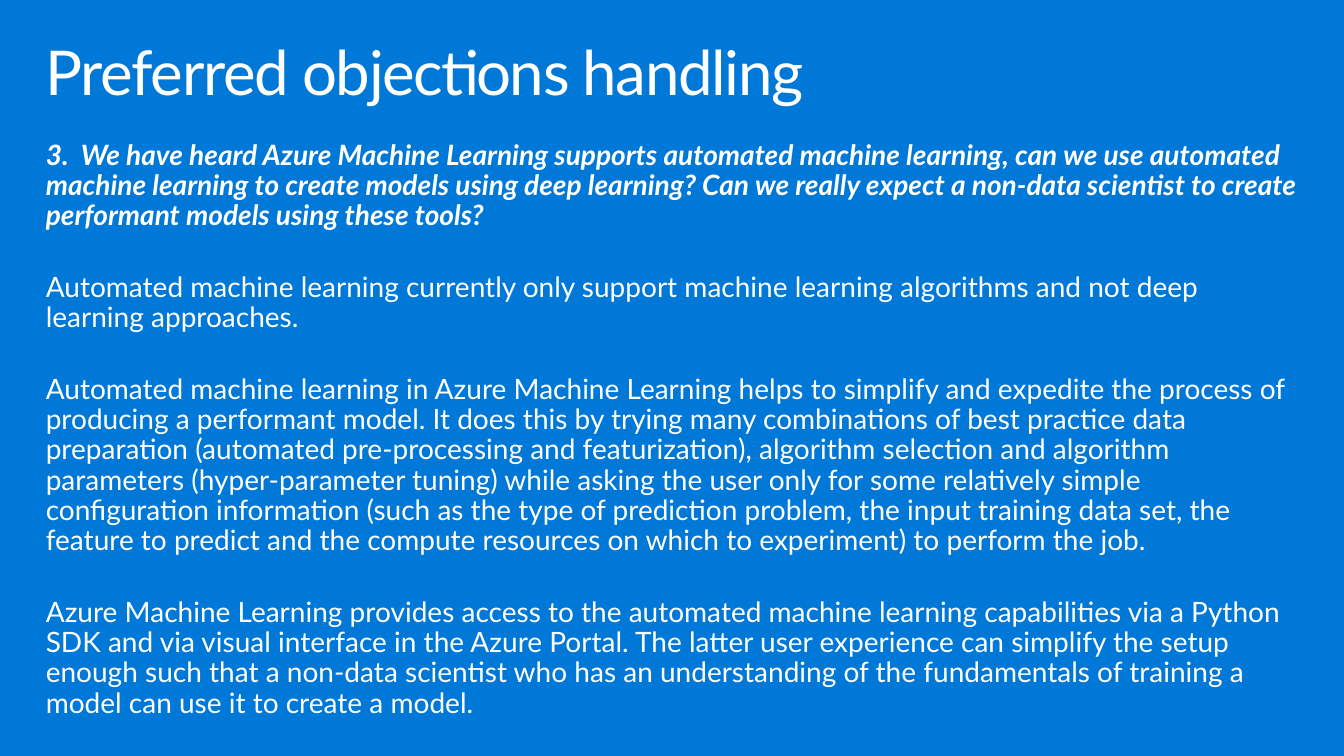
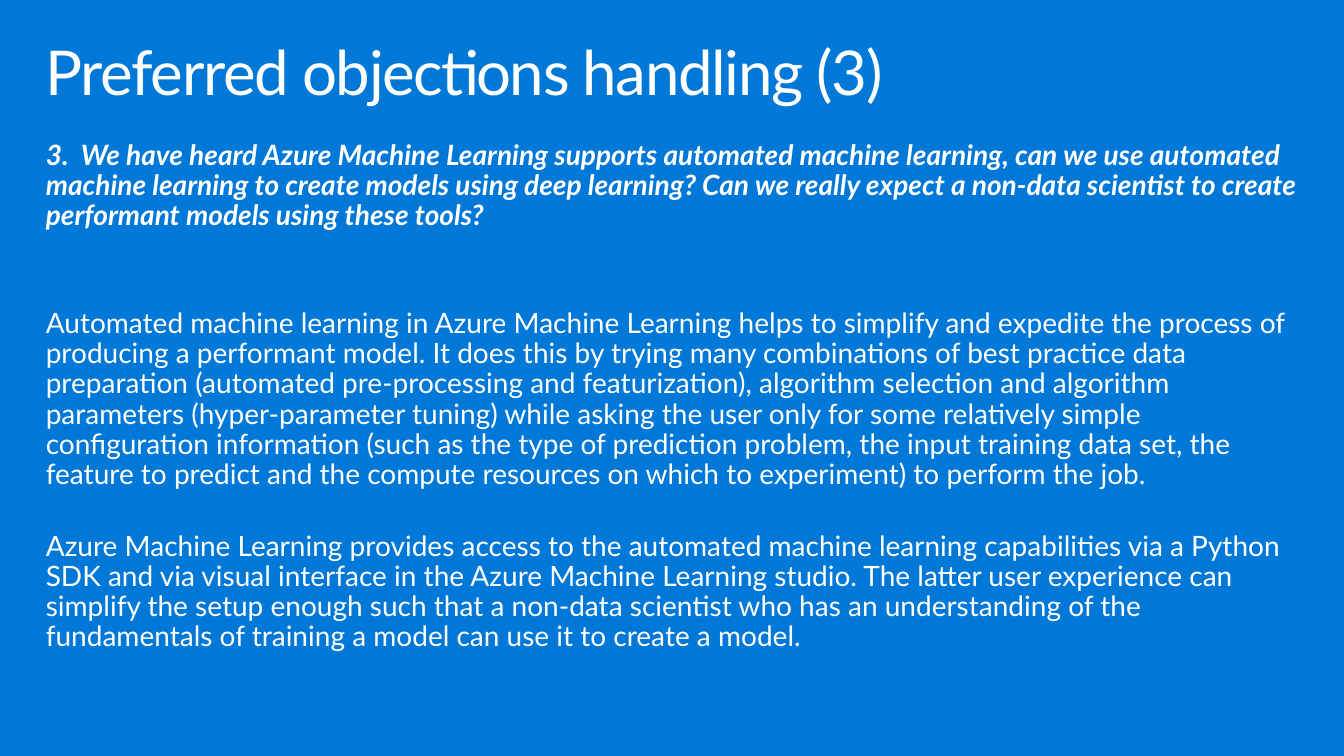
Before and after one commit to ocplatest/MCW-Machine-Learning, a slide deck: slide 28 of Whiteboard design session/WDS trainer presentation - Machine Learning.pptx. Drawn at 1344x756 pixels with LibreOffice and Linux fonts; fonts in the diff are those of the drawing. Boxes give left, top, right and bottom in pixels: in the first picture for what was removed or moved away, otherwise in the second. Text is boxed around its words. In the diff, an @@ line names an element or a change of style, - is before the commit and + after.

```diff
--- a/Whiteboard design session/WDS trainer presentation - Machine Learning.pptx
+++ b/Whiteboard design session/WDS trainer presentation - Machine Learning.pptx
@@ title at <box>46,47,883,106</box>: text changed @@
-Preferred objections handling
+Preferred objections handling (3)
@@ text at <box>46,276,1198,332</box>: paragraph removed @@
-Automated machine learning currently only support machine learning algorithms and not deep learning approaches.
@@ text at <box>46,535,1279,651</box>: text changed @@
-Azure Machine Learning provides access to the automated machine learning capabilities via a Python SDK and via visual interface in the Azure Portal. The latter user experience can simplify the setup enough such that a non-data scientist who has an understanding of the fundamentals of training a model can use it to create a model.
+Azure Machine Learning provides access to the automated machine learning capabilities via a Python SDK and via visual interface in the Azure Machine Learning studio. The latter user experience can simplify the setup enough such that a non-data scientist who has an understanding of the fundamentals of training a model can use it to create a model.
```
Also in this commit, not shown: 20 other slides changed, 3 other files.
